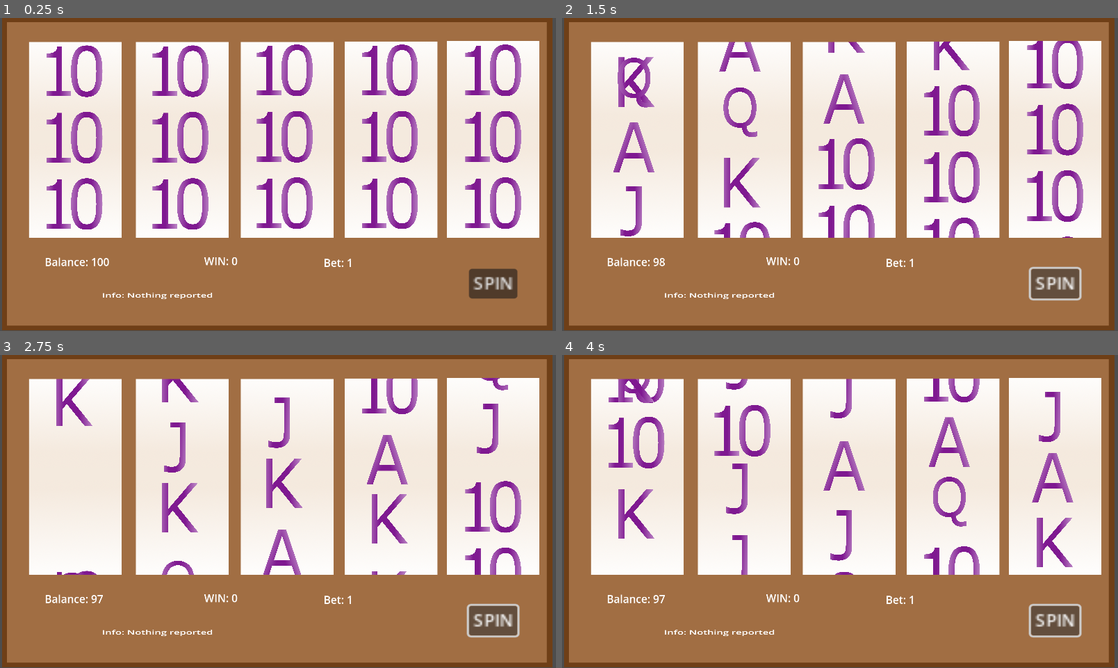
Above: before the commit, frames 1-4 (two rows, left to right).
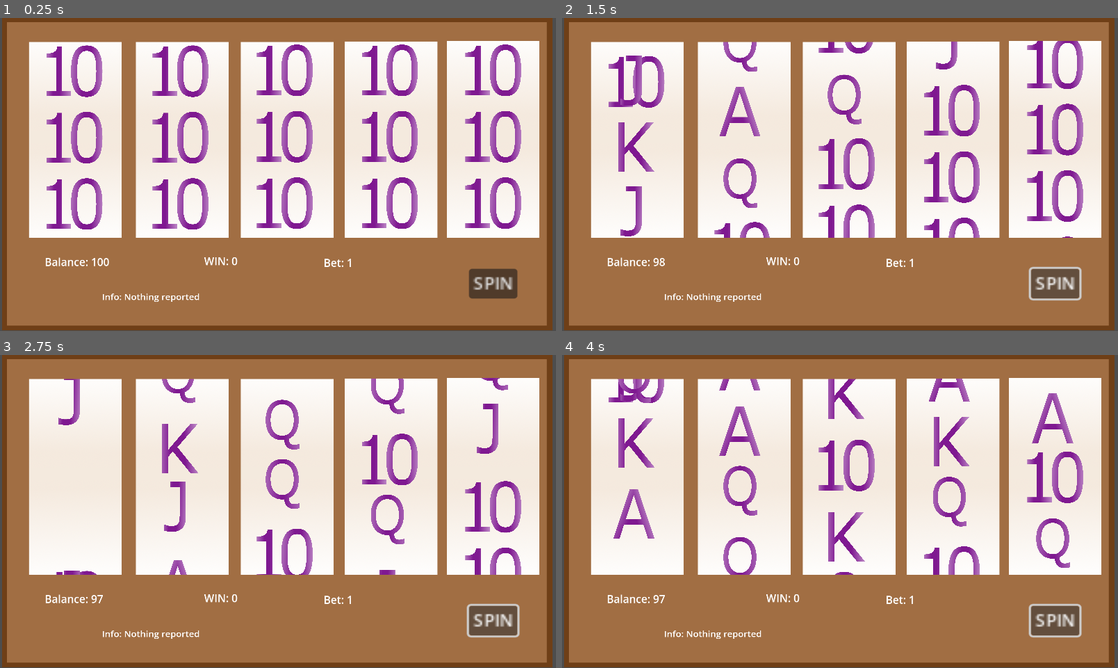
Above: after the commit, the same moments.

Repository: T33py/MonteCarlo
Game: Godot game, scene res://SlotMachineThings/SlotMachine.tscn
The game is run twice, just before and just after one commit, with the same random seed, the same clock (stepped at 60 frames per second) and the same inputs.
Inputs:
- Up to frame 1 (0.25 s): no input
- Up to frame 2 (1.5 s): click "SPIN" at 0.5 s; click "SPIN" at 1.25 s
- Up to frame 3 (2.75 s): click "SPIN" at 2 s
- Up to frame 4 (4 s): no input

The runs differ from the first frame. In frame 1, 0.2% of the frame differs, in the area x 18-39%, y 87-91%; in frame 2, 4.2%; in frame 3, 6.0%; in frame 4, 8.3%, in the area x 8-94%, y 7-91%.

Commit message:
Implemented highlighting and started working on payouts

Diff:
--- a/BeatingTheHouse/SlotMachineThings/SlotMachine.gd
+++ b/BeatingTheHouse/SlotMachineThings/SlotMachine.gd
@@ -2,6 +2,7 @@
 
 var wheels = []
 var positions = []
+var highlight_colors = [Color(1,0,0),Color(0,1,0),Color(0,0,1),Color(1,1,0),Color(1,0,1),Color(0,1,1),]
 
 var balance = 100
 var betting = 1
@@ -43,11 +44,9 @@
 
 		if finished:
 			playing = false
-			var state = []
-			for wheel in wheels:
-				state.append(wheel.get_result())
-			var won = determine_win(state)
+			var won = determine_win()
 			balance += won
+			playing = false
 			display_win(won)
 			display_balance()
 
@@ -55,6 +54,12 @@
 
 
 func play():
+	'''
+	Player pressed the play button
+	'''
+	if playing:
+		pass
+
 	games_played += 1
 	print("Game" + str(games_played))
 	balance -= betting
@@ -67,12 +72,75 @@
 
 	playing = true
 	pass
-func determine_win(endstate):
+
+func determine_win():
+	var endstate = []
+	for wheel in wheels:
+		endstate.append(wheel.get_result())
 	print(endstate)
+
+	return determine_win_by_hits(endstate)
+
+func determine_win_by_hits(endstate):
+	'''
+	If we have enough symbols the win is based on the total number shown than the lenght and number of lines
+	'''
+	var winnings = 0
+	var info = ""
+	var won_on = []
+	for symbol in endstate[0]:
+		if (not symbol in won_on) and (symbol in endstate[1]) and (symbol in endstate[2]):
+			var count = count_symbol(symbol, endstate)
+			winnings += count
+			won_on.append(symbol)
+			info += symbol + ": " + str(count) + ", "
+			highlight_by_hits(symbol, endstate, highlight_colors.pick_random())
+
+	display_info(info)
+	return winnings
+
+func count_symbol(symbol, endstate):
+	'''
+	Count the symbols that win
+	'''
+	if len(endstate) == 0:
+		return 0
+
+	var _endstate = endstate.duplicate()
+	var count = 0
+	var wheel = _endstate[0]
+	_endstate.remove_at(0)
+
+	for _symbol in wheel:
+		if symbol == _symbol:
+			count += 1
+
+	# only count the next wheel if there are winning symbols in this one
+	if count == 0:
+		return count
+
+	count += count_symbol(symbol, _endstate)
+	return count
+
+func highlight_by_hits(symbol:String, endstate, color:Color):
+	'''
+	Highlight symbols that have been hit based on the by hit rule
+	'''
+	for i in range(len(endstate)):
+		if symbol in endstate[i]:
+			for j in range(len(endstate[i])):
+				if endstate[i][j] == symbol:
+					wheels[i].highlight(j+1, color)
+		else:
+			break
+
+	pass
+
+func determine_win_by_lines(endstate):
 	if endstate[0][1] == endstate[1][1]:
 		return 1
+	return 0
 
-	return 0
 
 func display_balance():
 	get_node("BalanceDisplayText").set_text("Balance: " + str(balance))
--- a/BeatingTheHouse/SlotMachineThings/SlotMachine.tscn
+++ b/BeatingTheHouse/SlotMachineThings/SlotMachine.tscn
@@ -11,6 +11,7 @@
 [ext_resource type="Texture2D" uid="uid://b7uaiq1wha2e2" path="res://SlotMachineThings/Art/King.png" id="6_lt8u1"]
 [ext_resource type="Script" path="res://SlotMachineThings/SpinButton.gd" id="7_yt4c8"]
 [ext_resource type="Texture2D" uid="uid://bd0o6krij426l" path="res://SlotMachineThings/Art/Tilebg.png" id="8_mang3"]
+[ext_resource type="Texture2D" uid="uid://6cogfaqprt7l" path="res://SlotMachineThings/Art/TileBorder.png" id="10_jaau4"]
 
 [sub_resource type="SpriteFrames" id="SpriteFrames_aat5b"]
 animations = [{
@@ -61,29 +62,54 @@
 sprite_frames = SubResource("SpriteFrames_aat5b")
 script = ExtResource("3_8h6d0")
 
+[node name="TileBorder" type="Sprite2D" parent="Wheel1/Tile0"]
+visible = false
+scale = Vector2(0.72, 0.83)
+texture = ExtResource("10_jaau4")
+
 [node name="Tile1" type="AnimatedSprite2D" parent="Wheel1"]
 position = Vector2(154, 110)
 scale = Vector2(0.123344, 0.133776)
 sprite_frames = SubResource("SpriteFrames_aat5b")
 script = ExtResource("3_8h6d0")
 
+[node name="TileBorder" type="Sprite2D" parent="Wheel1/Tile1"]
+visible = false
+scale = Vector2(0.72, 0.83)
+texture = ExtResource("10_jaau4")
+
 [node name="Tile2" type="AnimatedSprite2D" parent="Wheel1"]
 position = Vector2(154, 250)
 scale = Vector2(0.123344, 0.133776)
 sprite_frames = SubResource("SpriteFrames_aat5b")
 script = ExtResource("3_8h6d0")
 
+[node name="TileBorder" type="Sprite2D" parent="Wheel1/Tile2"]
+visible = false
+scale = Vector2(0.72, 0.83)
+texture = ExtResource("10_jaau4")
+
 [node name="Tile3" type="AnimatedSprite2D" parent="Wheel1"]
 position = Vector2(154, 390)
 scale = Vector2(0.123344, 0.133776)
 sprite_frames = SubResource("SpriteFrames_aat5b")
 script = ExtResource("3_8h6d0")
 
+[node name="TileBorder" type="Sprite2D" parent="Wheel1/Tile3"]
+visible = false
+scale = Vector2(0.72, 0.83)
+texture = ExtResource("10_jaau4")
+
 [node name="Tile4" type="AnimatedSprite2D" parent="Wheel1"]
 position = Vector2(154, 530)
 scale = Vector2(0.123344, 0.133776)
 sprite_frames = SubResource("SpriteFrames_aat5b")
 script = ExtResource("3_8h6d0")
+
+[node name="TileBorder" type="Sprite2D" parent="Wheel1/Tile4"]
+visible = false
+scale = Vector2(0.72, 0.83)
+texture = ExtResource("10_jaau4")
 
 [node name="Wheel2" type="Node2D" parent="."]
 z_index = -1
@@ -103,29 +129,54 @@
 sprite_frames = SubResource("SpriteFrames_aat5b")
 script = ExtResource("3_8h6d0")
 
+[node name="TileBorder" type="Sprite2D" parent="Wheel2/Tile0"]
+visible = false
+scale = Vector2(0.72, 0.83)
+texture = ExtResource("10_jaau4")
+
 [node name="Tile1" type="AnimatedSprite2D" parent="Wheel2"]
 position = Vector2(154, 110)
 scale = Vector2(0.123344, 0.133776)
 sprite_frames = SubResource("SpriteFrames_aat5b")
 script = ExtResource("3_8h6d0")
 
+[node name="TileBorder" type="Sprite2D" parent="Wheel2/Tile1"]
+visible = false
+scale = Vector2(0.72, 0.83)
+texture = ExtResource("10_jaau4")
+
 [node name="Tile2" type="AnimatedSprite2D" parent="Wheel2"]
 position = Vector2(154, 250)
 scale = Vector2(0.123344, 0.133776)
 sprite_frames = SubResource("SpriteFrames_aat5b")
 script = ExtResource("3_8h6d0")
 
+[node name="TileBorder" type="Sprite2D" parent="Wheel2/Tile2"]
+visible = false
+scale = Vector2(0.72, 0.83)
+texture = ExtResource("10_jaau4")
+
 [node name="Tile3" type="AnimatedSprite2D" parent="Wheel2"]
 position = Vector2(154, 390)
 scale = Vector2(0.123344, 0.133776)
 sprite_frames = SubResource("SpriteFrames_aat5b")
 script = ExtResource("3_8h6d0")
 
+[node name="TileBorder" type="Sprite2D" parent="Wheel2/Tile3"]
+visible = false
+scale = Vector2(0.72, 0.83)
+texture = ExtResource("10_jaau4")
+
 [node name="Tile4" type="AnimatedSprite2D" parent="Wheel2"]
 position = Vector2(154, 530)
 scale = Vector2(0.123344, 0.133776)
 sprite_frames = SubResource("SpriteFrames_aat5b")
 script = ExtResource("3_8h6d0")
+
+[node name="TileBorder" type="Sprite2D" parent="Wheel2/Tile4"]
+visible = false
+scale = Vector2(0.72, 0.83)
+texture = ExtResource("10_jaau4")
 
 [node name="Wheel3" type="Node2D" parent="."]
 z_index = -1
@@ -145,29 +196,54 @@
 sprite_frames = SubResource("SpriteFrames_aat5b")
 script = ExtResource("3_8h6d0")
 
+[node name="TileBorder" type="Sprite2D" parent="Wheel3/Tile0"]
+visible = false
+scale = Vector2(0.72, 0.83)
+texture = ExtResource("10_jaau4")
+
 [node name="Tile1" type="AnimatedSprite2D" parent="Wheel3"]
 position = Vector2(154, 110)
 scale = Vector2(0.123344, 0.133776)
 sprite_frames = SubResource("SpriteFrames_aat5b")
 script = ExtResource("3_8h6d0")
 
+[node name="TileBorder" type="Sprite2D" parent="Wheel3/Tile1"]
+visible = false
+scale = Vector2(0.72, 0.83)
+texture = ExtResource("10_jaau4")
+
 [node name="Tile2" type="AnimatedSprite2D" parent="Wheel3"]
 position = Vector2(154, 250)
 scale = Vector2(0.123344, 0.133776)
 sprite_frames = SubResource("SpriteFrames_aat5b")
 script = ExtResource("3_8h6d0")
 
+[node name="TileBorder" type="Sprite2D" parent="Wheel3/Tile2"]
+visible = false
+scale = Vector2(0.72, 0.83)
+texture = ExtResource("10_jaau4")
+
 [node name="Tile3" type="AnimatedSprite2D" parent="Wheel3"]
 position = Vector2(154, 390)
 scale = Vector2(0.123344, 0.133776)
 sprite_frames = SubResource("SpriteFrames_aat5b")
 script = ExtResource("3_8h6d0")
 
+[node name="TileBorder" type="Sprite2D" parent="Wheel3/Tile3"]
+visible = false
+scale = Vector2(0.72, 0.83)
+texture = ExtResource("10_jaau4")
+
 [node name="Tile4" type="AnimatedSprite2D" parent="Wheel3"]
 position = Vector2(154, 530)
 scale = Vector2(0.123344, 0.133776)
 sprite_frames = SubResource("SpriteFrames_aat5b")
 script = ExtResource("3_8h6d0")
+
+[node name="TileBorder" type="Sprite2D" parent="Wheel3/Tile4"]
+visible = false
+scale = Vector2(0.72, 0.83)
+texture = ExtResource("10_jaau4")
 
 [node name="Wheel4" type="Node2D" parent="."]
 z_index = -1
@@ -187,29 +263,54 @@
 sprite_frames = SubResource("SpriteFrames_aat5b")
 script = ExtResource("3_8h6d0")
 
+[node name="TileBorder" type="Sprite2D" parent="Wheel4/Tile0"]
+visible = false
+scale = Vector2(0.72, 0.83)
+texture = ExtResource("10_jaau4")
+
 [node name="Tile1" type="AnimatedSprite2D" parent="Wheel4"]
 position = Vector2(154, 110)
 scale = Vector2(0.123344, 0.133776)
 sprite_frames = SubResource("SpriteFrames_aat5b")
 script = ExtResource("3_8h6d0")
 
+[node name="TileBorder" type="Sprite2D" parent="Wheel4/Tile1"]
+visible = false
+scale = Vector2(0.72, 0.83)
+texture = ExtResource("10_jaau4")
+
 [node name="Tile2" type="AnimatedSprite2D" parent="Wheel4"]
 position = Vector2(154, 250)
 scale = Vector2(0.123344, 0.133776)
 sprite_frames = SubResource("SpriteFrames_aat5b")
 script = ExtResource("3_8h6d0")
 
+[node name="TileBorder" type="Sprite2D" parent="Wheel4/Tile2"]
+visible = false
+scale = Vector2(0.72, 0.83)
+texture = ExtResource("10_jaau4")
+
 [node name="Tile3" type="AnimatedSprite2D" parent="Wheel4"]
 position = Vector2(154, 390)
 scale = Vector2(0.123344, 0.133776)
 sprite_frames = SubResource("SpriteFrames_aat5b")
 script = ExtResource("3_8h6d0")
 
+[node name="TileBorder" type="Sprite2D" parent="Wheel4/Tile3"]
+visible = false
+scale = Vector2(0.72, 0.83)
+texture = ExtResource("10_jaau4")
+
 [node name="Tile4" type="AnimatedSprite2D" parent="Wheel4"]
 position = Vector2(154, 530)
 scale = Vector2(0.123344, 0.133776)
 sprite_frames = SubResource("SpriteFrames_aat5b")
 script = ExtResource("3_8h6d0")
+
+[node name="TileBorder" type="Sprite2D" parent="Wheel4/Tile4"]
+visible = false
+scale = Vector2(0.72, 0.83)
+texture = ExtResource("10_jaau4")
 
 [node name="Wheel5" type="Node2D" parent="."]
 z_index = -1
@@ -229,29 +330,54 @@
 sprite_frames = SubResource("SpriteFrames_aat5b")
 script = ExtResource("3_8h6d0")
 
+[node name="TileBorder" type="Sprite2D" parent="Wheel5/Tile0"]
+visible = false
+scale = Vector2(0.72, 0.83)
+texture = ExtResource("10_jaau4")
+
 [node name="Tile1" type="AnimatedSprite2D" parent="Wheel5"]
 position = Vector2(154, 110)
 scale = Vector2(0.123344, 0.133776)
 sprite_frames = SubResource("SpriteFrames_aat5b")
 script = ExtResource("3_8h6d0")
 
+[node name="TileBorder" type="Sprite2D" parent="Wheel5/Tile1"]
+visible = false
+scale = Vector2(0.72, 0.83)
+texture = ExtResource("10_jaau4")
+
 [node name="Tile2" type="AnimatedSprite2D" parent="Wheel5"]
 position = Vector2(154, 250)
 scale = Vector2(0.123344, 0.133776)
 sprite_frames = SubResource("SpriteFrames_aat5b")
 script = ExtResource("3_8h6d0")
 
+[node name="TileBorder" type="Sprite2D" parent="Wheel5/Tile2"]
+visible = false
+scale = Vector2(0.72, 0.83)
+texture = ExtResource("10_jaau4")
+
 [node name="Tile3" type="AnimatedSprite2D" parent="Wheel5"]
 position = Vector2(154, 390)
 scale = Vector2(0.123344, 0.133776)
 sprite_frames = SubResource("SpriteFrames_aat5b")
 script = ExtResource("3_8h6d0")
 
+[node name="TileBorder" type="Sprite2D" parent="Wheel5/Tile3"]
+visible = false
+scale = Vector2(0.72, 0.83)
+texture = ExtResource("10_jaau4")
+
 [node name="Tile4" type="AnimatedSprite2D" parent="Wheel5"]
 position = Vector2(154, 530)
 scale = Vector2(0.123344, 0.133776)
 sprite_frames = SubResource("SpriteFrames_aat5b")
 script = ExtResource("3_8h6d0")
+
+[node name="TileBorder" type="Sprite2D" parent="Wheel5/Tile4"]
+visible = false
+scale = Vector2(0.72, 0.83)
+texture = ExtResource("10_jaau4")
 
 [node name="MachinePanel" type="Sprite2D" parent="."]
 position = Vector2(574, 321)
@@ -296,11 +422,11 @@
 label_settings = SubResource("LabelSettings_2soyh")
 
 [node name="InfoDisplayText" type="Label" parent="."]
-offset_left = -37.8788
-offset_top = 728.788
-offset_right = 1046.12
-offset_bottom = 1008.79
-scale = Vector2(0.712232, 0.448565)
+offset_left = -38.0
+offset_top = 729.0
+offset_right = 1315.0
+offset_bottom = 1009.0
+scale = Vector2(0.627331, 0.598061)
 text = "Info: Nothing reported
 
 "
--- a/BeatingTheHouse/SlotMachineThings/Tile.gd
+++ b/BeatingTheHouse/SlotMachineThings/Tile.gd
@@ -2,6 +2,7 @@
 
 var time = 0
 
+var border
 var am_supposed_to_be = 0
 var currently_am = 0
 
@@ -27,6 +28,7 @@
 
 # Called when the node enters the scene tree for the first time.
 func _ready():
+	border = get_node("TileBorder")
 	pass # Replace with function body.
 
 
@@ -67,7 +69,7 @@
 		next_position = 0
 		position = positions[next_position]
 		current_position = 0
-		choose_random_symbol()
+		choose_symbol()
 		wait_to_move = positions[current_position].distance_to(positions[1]) / speed
 		moving = false
 
@@ -123,6 +125,9 @@
 
 	pass
 
-func choose_random_symbol():
+func choose_symbol():
+	'''
+	Choose which symbol to display in this sqare
+	'''
 	am_supposed_to_be = frames[symbols.pick_random()]
 	pass
--- a/BeatingTheHouse/SlotMachineThings/Wheel.gd
+++ b/BeatingTheHouse/SlotMachineThings/Wheel.gd
@@ -67,6 +67,7 @@
 	'''
 #	print("Spin")
 	for tile in tiles:
+		tile.border.visible = false
 		tile.spin(delay)
 
 	spinning = true
@@ -86,3 +87,10 @@
 	spin_time = max_spin_time +1
 #	spinning = false
 	pass
+
+
+func highlight(tile, color):
+	var t = tiles[tile]
+	t.border.modulate = color
+	t.border.visible = true
+	pass
Binary file added: BeatingTheHouse/SlotMachineThings/Art/TileBorder.png
Not shown, added: BeatingTheHouse/SlotMachineThings/Art/TileBorder.png.import
Not shown: 1 places in BeatingTheHouse/SlotMachineThings/SlotMachine.tscn that only renumber resources
Not shown, changed: BeatingTheHouse/SlotMachineThings/TileTemplate.xcf
